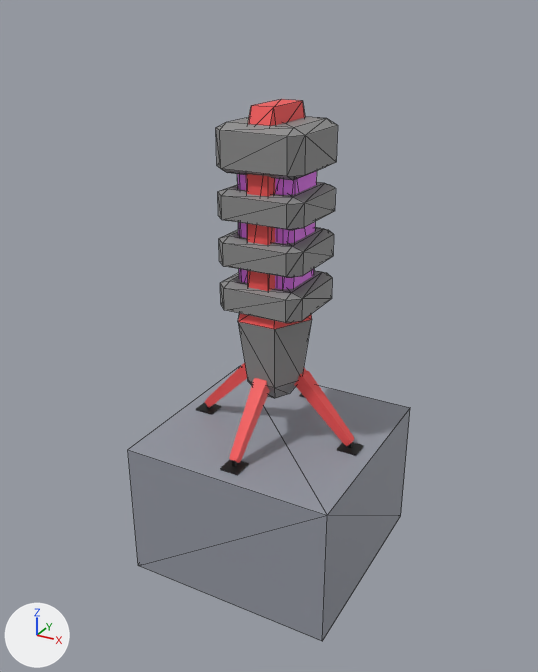
The FBX model Assets/Models/Buildings/shieldBattery.fbx, before and after one commit.
Rendered twice from a 50 mm lens placed at (44.1, -82.3, 55.4), pointed at (-0.5, -1.2, 14.8). The lights are fixed; the arrows at lower left show +X, +Y and +Z. Mesh edges are drawn as thin lines on the coarser meshes. Where no turn or scale is listed for an object, it has been applied to the vertices. Vertices at the same position are counted once.

The scene before the commit, as lines of its bpy script (objects in view):
```python
ob_block_rounded_18 = bpy.data.objects.new('block_rounded_18', me_mesh_011)
ob_block_rounded_18.parent = ob_workbench
ob_block_rounded_18.location = (0.0, 19.0, 0.0)
ob_block_rounded_18.scale = (0.8, 2.2, 0.8)
ob_block_rounded_2 = bpy.data.objects.new('block_rounded_2', me_mesh_008)
ob_block_rounded_2.parent = ob_workbench
ob_block_rounded_2.location = (0.0, 31.0, 0.0)
ob_block_rounded_2.scale = (1.2, 0.4, 1.2)
ob_block_rounded_3 = bpy.data.objects.new('block_rounded_3', me_mesh_009)
ob_block_rounded_3.parent = ob_workbench
ob_block_rounded_3.location = (0.0, 37.0, 0.0)
ob_block_rounded_3.scale = (1.2, 0.6, 1.2)
ob_block_rounded_5 = bpy.data.objects.new('block_rounded_5', me_mesh_010)
ob_block_rounded_5.parent = ob_workbench
ob_block_rounded_5.location = (0.0, 19.0, 0.0)
ob_block_rounded_5.scale = (0.4, 2.6, 1.0)
ob_engine_airplane__9 = bpy.data.objects.new('engine_airplane%_9', me_mesh_004)
ob_engine_airplane__9.location = (0.0, 5.0, 14.0)
# also in view: 'landing_craft%_3' at (8.0, 0.0, 5.0); 'landing_craft%_4' at (0.0, -8.0, 5.0); 'block_default_19' at (0.0, 0.0, -10.0); 'block_rounded_0' at (0.0, 0.0, 21.0); 'block_rounded_1' at (0.0, 0.0, 27.0)
```
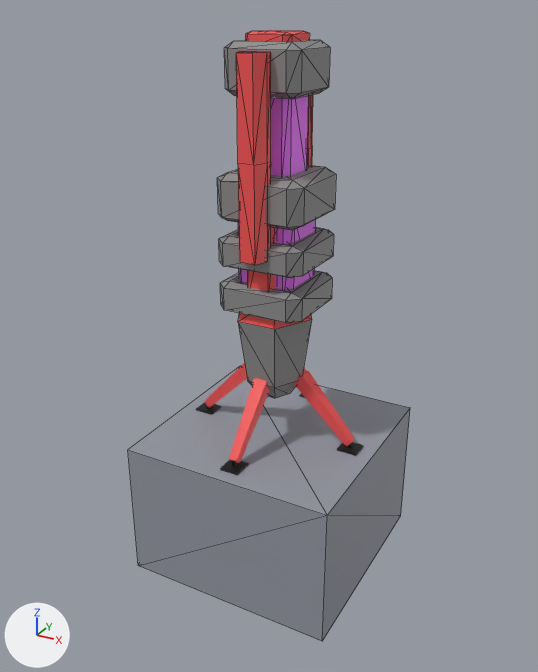
What changed in the scene script:
```text
Change me_mesh_009:
    where me_mesh_009.from_pydata(...)  # 24 vertices, 44 faces; spans x -5.0..5.0, y 0.0..10.0, z -5.0..5.0
    remove me_mesh_009.materials.append(mat_black_004)  # grey #8d8d8d
    add me_mesh_009.materials.append(mat_bluesteel_005)  # red #f75555
Change me_mesh_011:
    used by ob_block_rounded_18; parent = ob_workbench; location = (0.0, 19.0, 0.0); scale = (0.8, 2.2, 0.8)
    remove me_mesh_011.from_pydata(...)  # 24 vertices, 44 faces; spans x -5.0..5.0, y 0.0..10.0, z -5.0..5.0
    add me_mesh_011.from_pydata(...)  # 24 vertices, 44 faces; spans x -3.0..3.0, y -3.0..3.0, z 0.0..17.0
    me_mesh_011 part 1: 24 of 24 vertices moved; they spanned x -5.0..5.0, y 0.0..10.0, z -5.0..5.0 and now span x -3.0..3.0, y -3.0..3.0, z 0.0..17.0; mean shift (0.0, -5.0, 8.5); largest move (3.75, 10.0, -3.75) -> (2.25, 2.25, 17.0)
Change me_mesh_010:
    where me_mesh_010.from_pydata(...)  # 24 vertices, 44 faces; spans x -5.0..5.0, y 0.0..10.0, z -5.0..5.0
    remove me_mesh_010.materials.append(mat_bluesteel_005)  # red #f75555
    add me_mesh_010.materials.append(mat_custommaterial7_001)  # pink #f17aff
Add me_mesh_013:
    me_mesh_013.from_pydata(...)  # 24 vertices, 44 faces; spans x -5.0..5.0, y 0.0..10.0, z -5.0..5.0
    me_mesh_013.materials.append(mat_bluesteel_006)  # red #f75555
Change ob_block_rounded_3:
    ob_block_rounded_3: bpy.data.objects.new('block_rounded_3', me_mesh_009) -> bpy.data.objects.new('block_rounded_3', me_mesh_008)
    ob_block_rounded_3.location: (0.0, 37.0, 0.0) -> (0.0, 31.0, 0.0)
Change ob_block_rounded_18:
    ob_block_rounded_18: bpy.data.objects.new('block_rounded_18', me_mesh_011) -> bpy.data.objects.new('block_rounded_18', me_mesh_010)
Change ob_block_rounded_5:
    ob_block_rounded_5: bpy.data.objects.new('block_rounded_5', me_mesh_010) -> bpy.data.objects.new('block_rounded_5', me_mesh_009)
Change ob_block_rounded_2:
    ob_block_rounded_2: bpy.data.objects.new('block_rounded_2', me_mesh_008) -> bpy.data.objects.new('block_rounded_2', me_mesh_013)
    ob_block_rounded_2.location: (0.0, 31.0, 0.0) -> (0.0, 51.0, 0.0)
    ob_block_rounded_2.scale: (1.2, 0.4, 1.2) -> (0.6, 0.2, 0.6)
Add ob_block_rounded_1_001:
    ob_block_rounded_1_001 = bpy.data.objects.new('block_rounded_1.001', me_mesh_012)  # 24 vertices, 44 faces; spans x -5.0..5.0, y -5.0..5.0, z 0.0..6.0; in mat_black_004 (grey #8d8d8d)
    ob_block_rounded_1_001.location = (0.0, 0.0, 46.0)
Add ob_block_rounded_0_001:
    ob_block_rounded_0_001 = bpy.data.objects.new('block_rounded_0.001', me_mesh_011)
    ob_block_rounded_0_001.location = (0.0, 0.0, 34.0)
Add ob_engine_barreltop_6:
    ob_engine_barreltop_6 = bpy.data.objects.new('engine_barrelTop_6', me_mesh_015)  # 28 vertices, 52 faces; spans x -1.8..1.8, y 0.0..4.45, z -5.0..5.0; in mat_bluesteel_009 (red #f75555), mat_bluesteel_010 (red #f75555), mat_custommaterial7_004 (pink #f17aff)
    ob_engine_barreltop_6.parent = ob_workbench
    ob_engine_barreltop_6.location = (0.0, 39.0, -5.0)
    ob_engine_barreltop_6.rotation_euler = (1.571, 0.0, -3.142)  # degrees (90, 0, -180)
    ob_engine_barreltop_6.scale = (-1.0, -0.6, -2.4)
Add ob_engine_barreltop_4:
    ob_engine_barreltop_4 = bpy.data.objects.new('engine_barrelTop_4', me_mesh_014)  # 28 vertices, 52 faces; spans x -1.8..1.8, y -2.7..0.0, z -12.0..12.0; in mat_bluesteel_007 (red #f75555), mat_bluesteel_008 (red #f75555), mat_custommaterial7_003 (pink #f17aff)
    ob_engine_barreltop_4.location = (0.0, -5.0, 39.0)
```

Pixel boxes [x1, y1, x2, y2] of what changed, in the pictures (538 x 672 px; the box of a moved part takes in the faces that stretch with it):
'block_rounded_3', recoloured, reshaped, moved: before [216, 117, 338, 180]; after [217, 165, 336, 230]
'engine_barrelTop_4', added (red): after [236, 51, 271, 265]
    faces in mat_bluesteel_008 (red #f75555): [236, 52, 271, 165]
    faces in mat_bluesteel_007 (red #f75555): [238, 51, 271, 265]
'block_rounded_2', reshaped, moved, rescaled: before [218, 182, 336, 230]; after [246, 30, 310, 42]
'block_rounded_1.001', added: after [224, 40, 330, 99]
'block_rounded_0.001', added (pink): after [271, 96, 308, 176]
'block_rounded_5', reshaped: before [246, 99, 305, 291]; after [248, 227, 275, 291]
'block_rounded_18', reshaped: before [237, 171, 317, 290]; after [238, 220, 315, 290]
'engine_barrelTop_6', added: after [307, 94, 313, 166]
    faces in mat_bluesteel_010 (red #f75555): [307, 94, 313, 149]
part 1 of me_mesh_011, moved or reshaped: before [237, 171, 317, 290]; after [271, 96, 308, 176]
